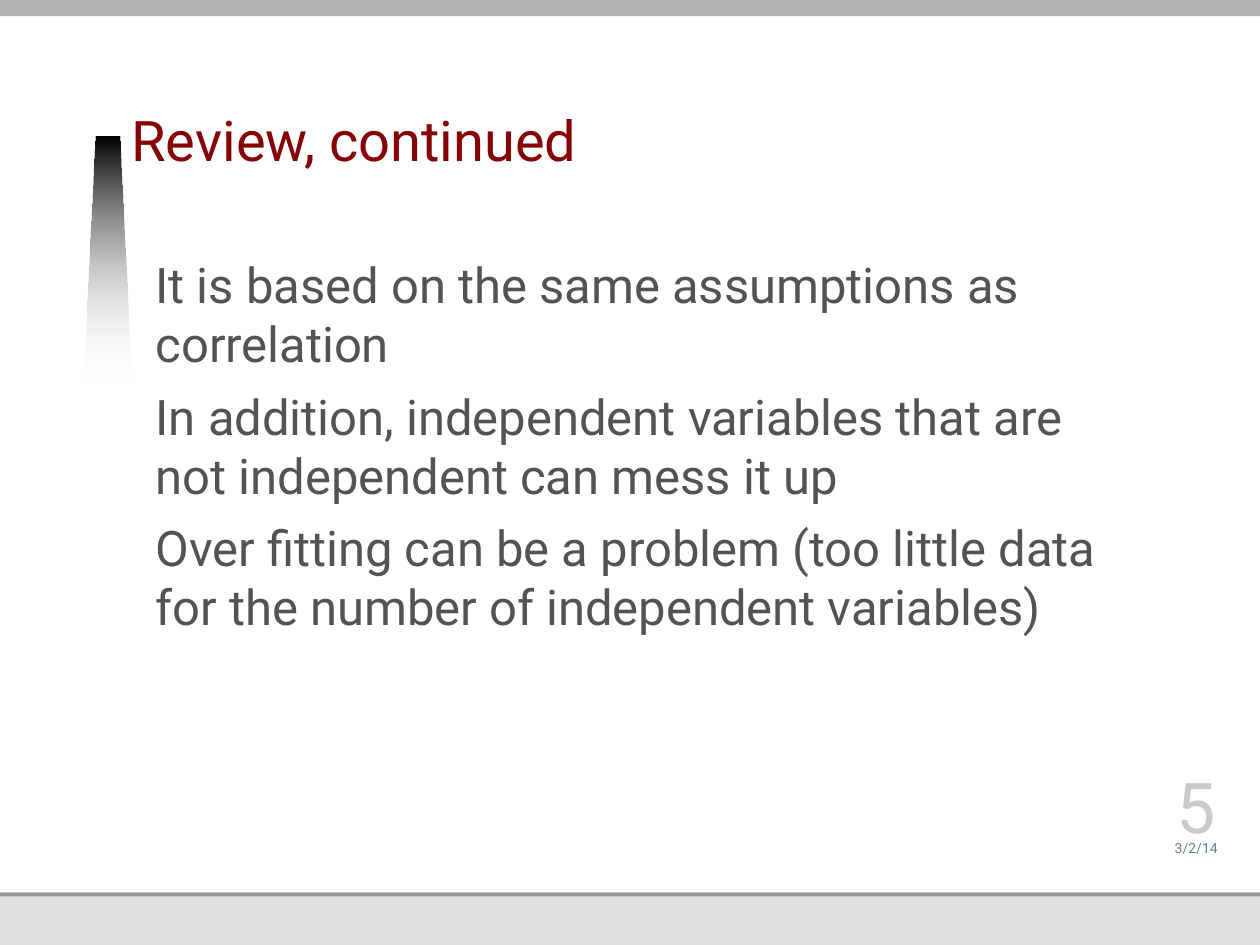
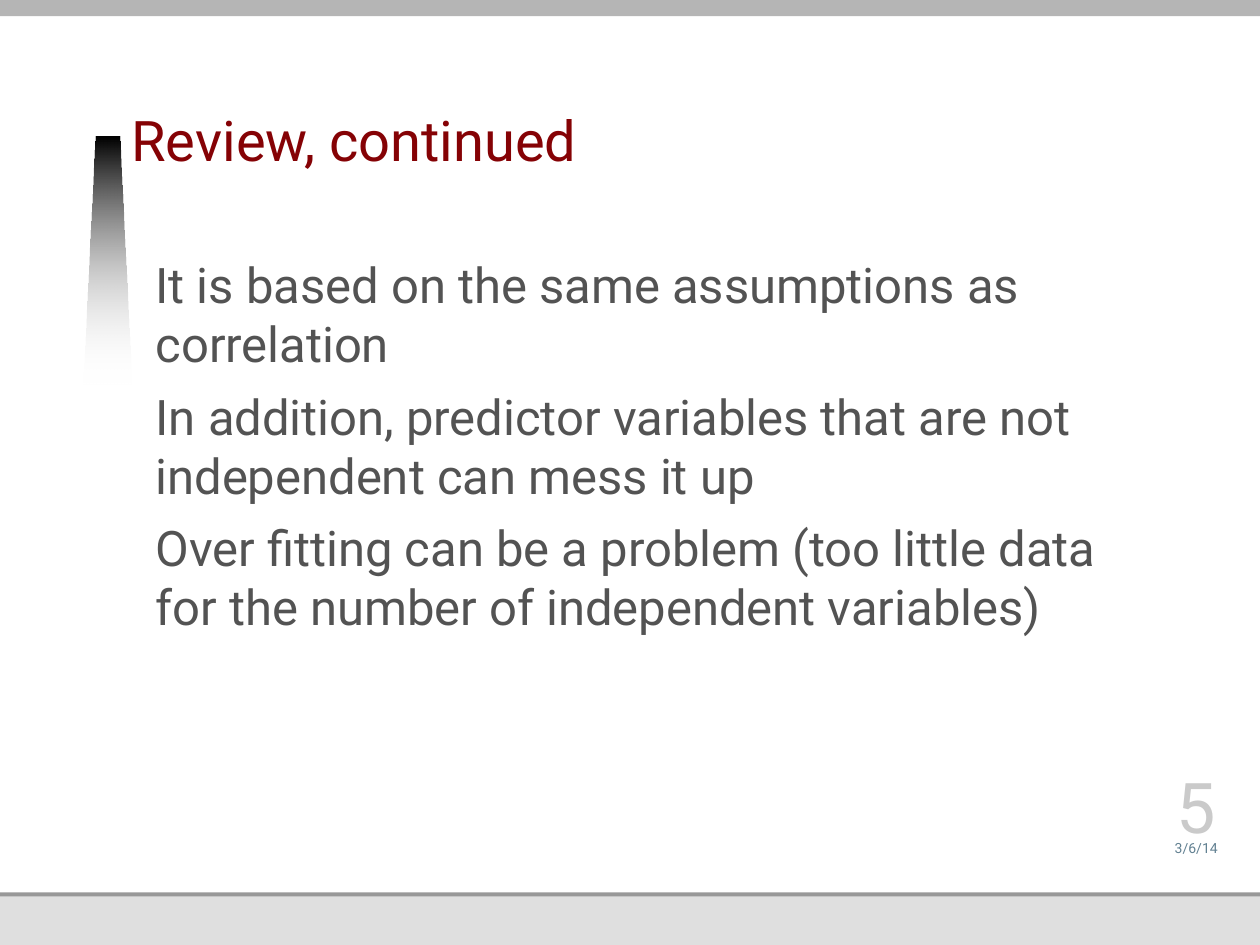
Before and after one commit to jmankoff/data, a slide deck: slide 5 of Lectures/10 Machine Learning I Training and Testing.pptx. Drawn at 1260x945 pixels with LibreOffice and Linux fonts; fonts in the diff are those of the drawing; background and template pictures are left out. Boxes give left, top, right and bottom in pixels: in the first picture for what was removed or moved away, otherwise in the second. Text is boxed around its words. In the diff, an @@ line names an element or a change of style, - is before the commit and + after.

```diff
--- a/Lectures/10 Machine Learning I Training and Testing.pptx
+++ b/Lectures/10 Machine Learning I Training and Testing.pptx
@@ text at (156, 398, 1070, 504): text changed @@
-In addition, independent variables that are not independent can mess it up
+In addition, predictor variables that are not independent can mess it up
@@ text at (1175, 843, 1218, 854): text changed @@
-3/2/14
+3/6/14
```
Also in this commit, not shown: 12 other slides changed.
